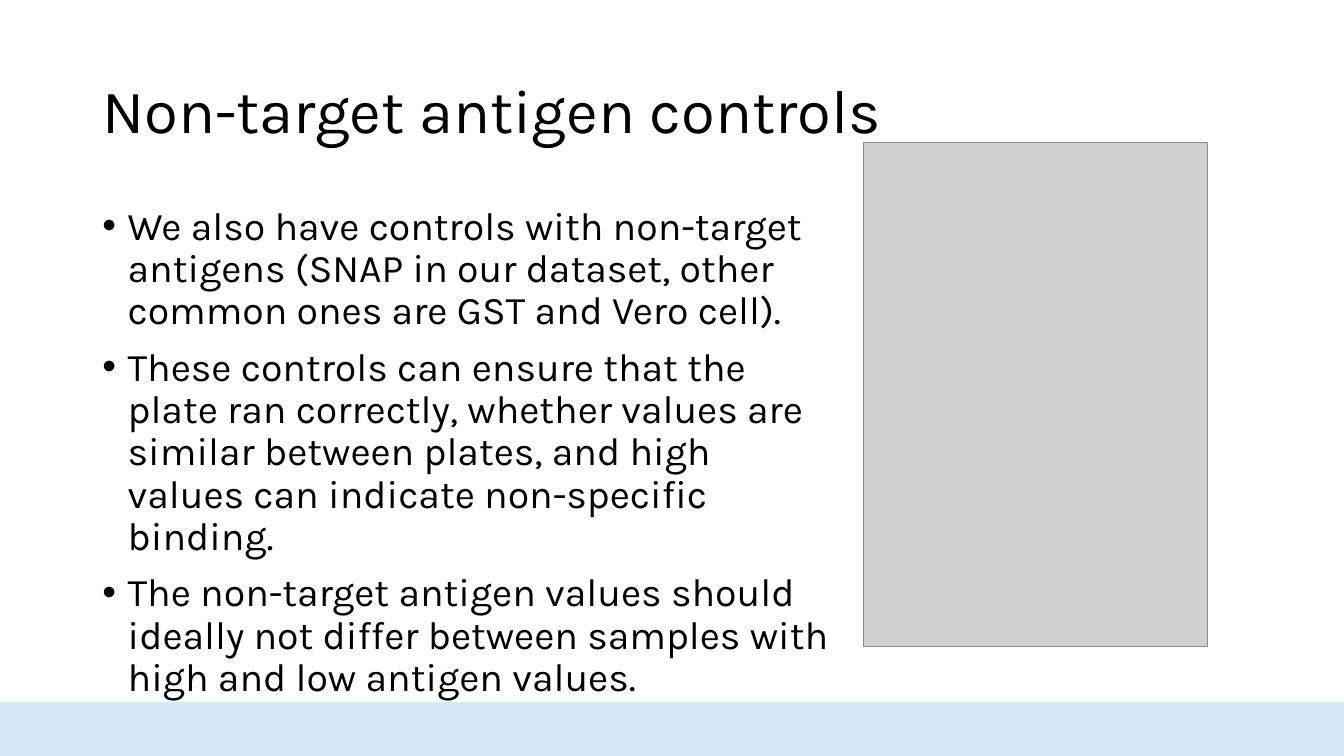
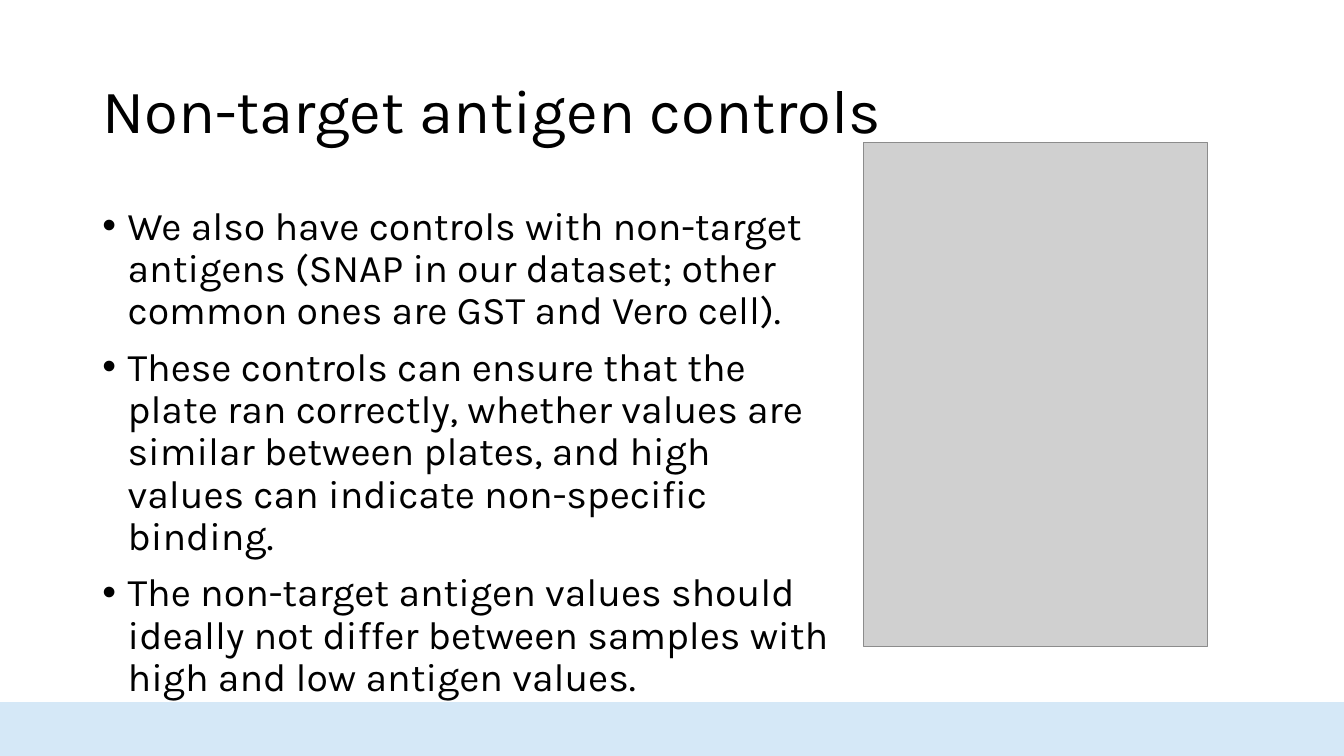
Before and after one commit to HopkinsIDD/seroanalytics_workshop, a slide deck: slide 22 of Part 4/Lecture 4.pptx. Drawn at 1344x756 pixels with LibreOffice and Linux fonts; fonts in the diff are those of the drawing; grey boxes stand for pictures; background and template pictures are left out. Boxes give left, top, right and bottom in pixels: in the first picture for what was removed or moved away, otherwise in the second. Text is boxed around its words. In the diff, an @@ line names an element or a change of style, - is before the commit and + after.

```diff
--- a/Part 4/Lecture 4.pptx
+++ b/Part 4/Lecture 4.pptx
@@ text at bbox=[128, 213, 802, 329]: text changed @@
-• We also have controls with non-target antigens (SNAP in our dataset, other common ones are GST and Vero cell).
+• We also have controls with non-target antigens (SNAP in our dataset; other common ones are GST and Vero cell).
```
Also in this commit, not shown: 15 other slides changed, 3 other files.
